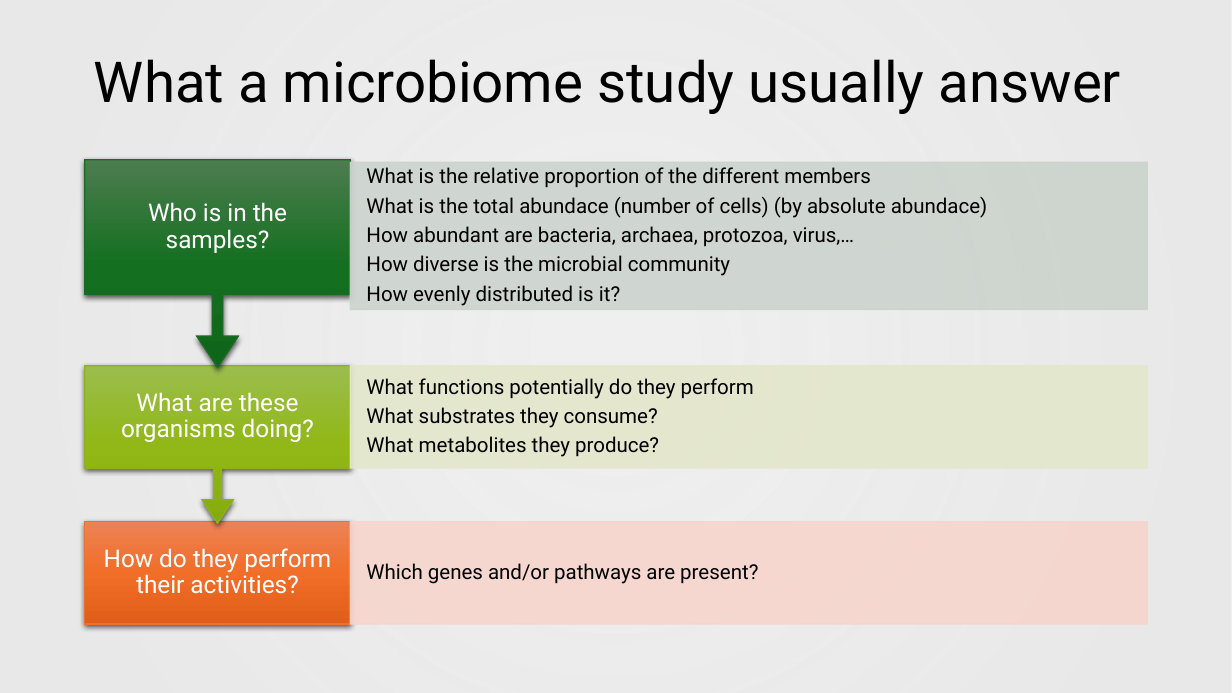
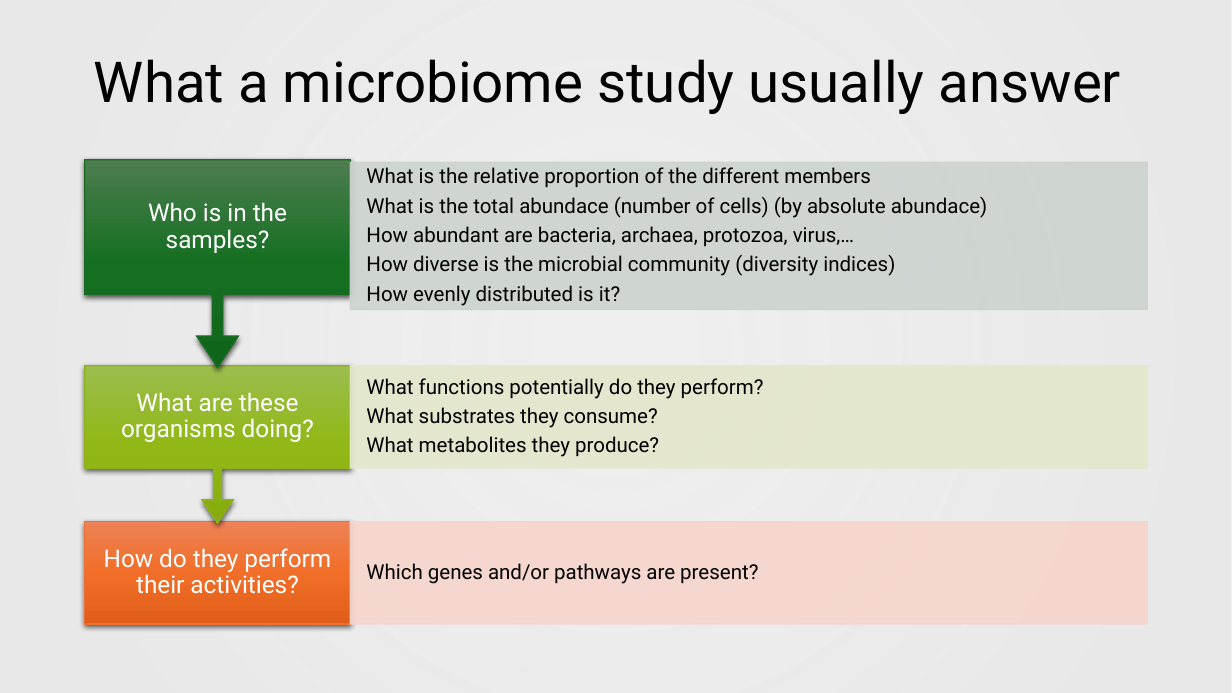
Before and after one commit to biosustain/dsp_metagenomics_training, a slide deck: slide 18 of course_contents/IntroMetagenomics.pptx. Drawn at 1232x693 pixels with LibreOffice and Linux fonts; fonts in the diff are those of the drawing; background and template pictures are left out. Boxes give left, top, right and bottom in pixels: in the first picture for what was removed or moved away, otherwise in the second. Text is boxed around its words. In the diff, an @@ line names an element or a change of style, - is before the commit and + after.

```diff
--- a/course_contents/IntroMetagenomics.pptx
+++ b/course_contents/IntroMetagenomics.pptx
@@ text at (366, 255, 895, 276): text changed @@
-How diverse is the microbial community
+How diverse is the microbial community (diversity indices)
@@ text at (366, 378, 764, 399): text changed @@
-What functions potentially do they perform
+What functions potentially do they perform?
```
Also in this commit, not shown: 7 other slides changed, 1 other file.
